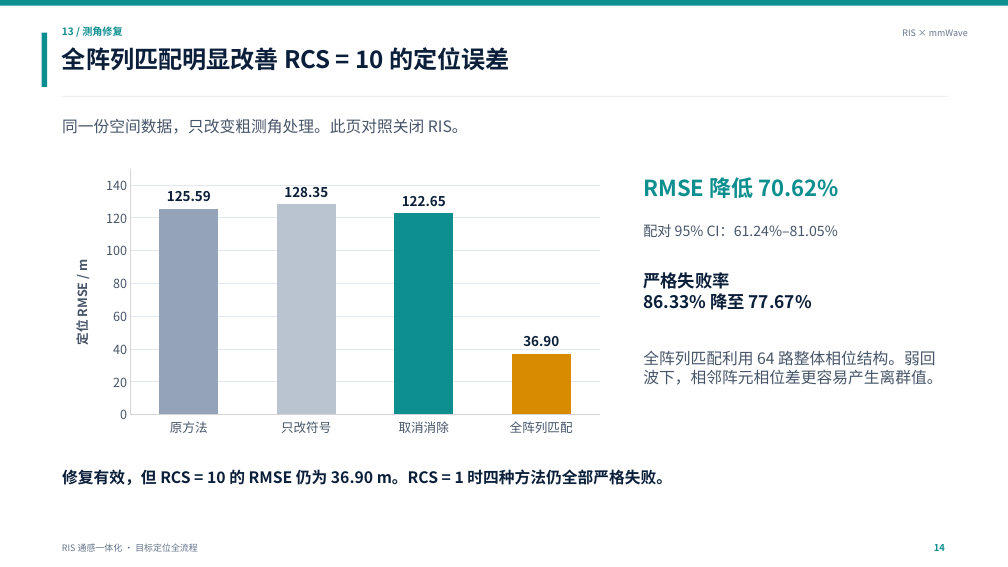
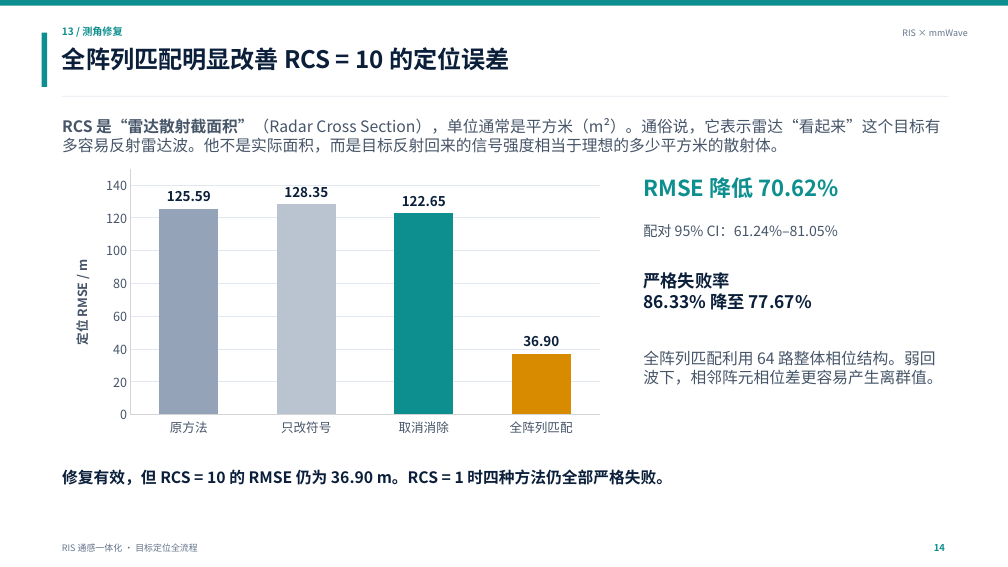
Before and after one commit to Fubuki007/ZTE_project, a slide deck: slide 14 of stage3-RIS与毫米波通感一体化联合优化算法方案/ppt/deliverables/RIS_通感一体化_定位全流程_结果补充_20261118_v4.pptx. Drawn at 1008x567 pixels with LibreOffice and Linux fonts; fonts in the diff are those of the drawing. Boxes give left, top, right and bottom in pixels: in the first picture for what was removed or moved away, otherwise in the second. Text is boxed around its words. In the diff, an @@ line names an element or a change of style, - is before the commit and + after.

```diff
--- a/stage3-RIS与毫米波通感一体化联合优化算法方案/ppt/deliverables/RIS_通感一体化_定位全流程_结果补充_20261118_v4.pptx
+++ b/stage3-RIS与毫米波通感一体化联合优化算法方案/ppt/deliverables/RIS_通感一体化_定位全流程_结果补充_20261118_v4.pptx
@@ text at bbox=[62, 118, 940, 153]: text changed @@
-同一份空间数据，只改变粗测角处理。此页对照关闭 RIS。
+RCS 是“雷达散射截面积”（Radar Cross Section），单位通常是平方米（m²）。通俗说，它表示雷达“看起来”这个目标有多容易反射雷达波。他不是实际面积，而是目标反射回来的信号强度相当于理想的多少平方米的散射体。
```
Also in this commit, not shown: 3 other slides changed, 1 other file.
